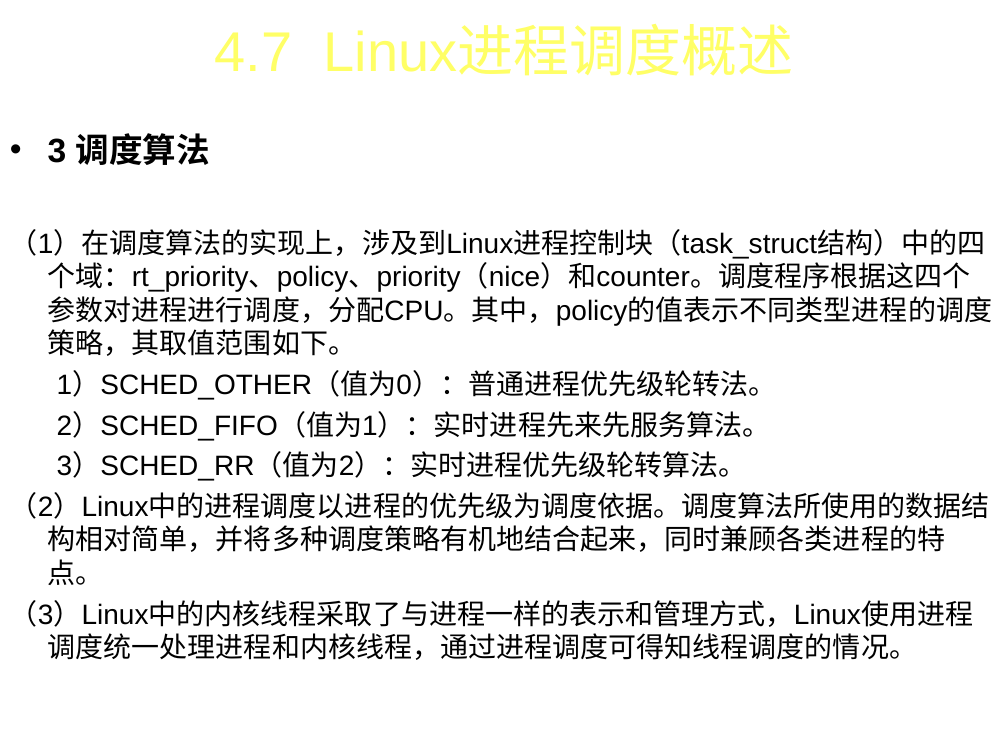
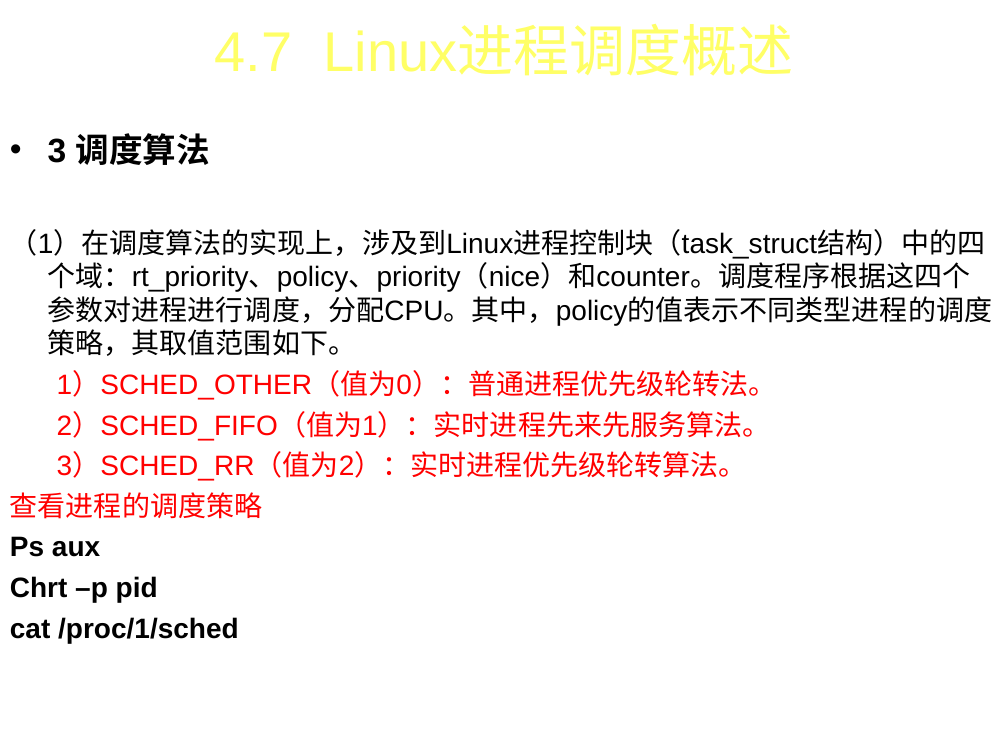
Before and after one commit to FourierAI/Operating-system, a slide deck: slide 53 of 操作系统-第4章.ppt (slide 58 before the commit). Drawn at 1008x756 pixels with LibreOffice and Linux fonts; fonts in the diff are those of the drawing; background and template pictures are left out. Boxes give left, top, right and bottom in pixels: in the first picture for what was removed or moved away, otherwise in the second. Text is boxed around its words. In the diff, an @@ line names an element or a change of style, - is before the commit and + after.

```diff
--- a/操作系统-第4章.ppt
+++ b/操作系统-第4章.ppt
@@ text at <box>57,372,777,480</box>: text colour #000000 to #FF0000 in "1）SCHED_OTHER（值为0）：普通进程优先级轮转法。", "2）SCHED_FIFO（值为1）：实时进程先来先服务算法。", "3）SCHED_RR（值为2）：实时进程优先级轮转算法。" @@
@@ text at <box>10,492,262,643</box>: text changed; bold on @@
-（2）Linux中的进程调度以进程的优先级为调度依据。调度算法所使用的数据结构相对简单，并将多种调度策略有机地结合起来，同时兼顾各类进程的特点。
-（3）Linux中的内核线程采取了与进程一样的表示和管理方式，Linux使用进程调度统一处理进程和内核线程，通过进程调度可得知线程调度的情况。
+查看进程的调度策略
+Ps aux
+Chrt –p pid
+cat /proc/1/sched
```
Also in this commit, not shown: 40 other slides changed, 2 slides added, 7 slides removed.
